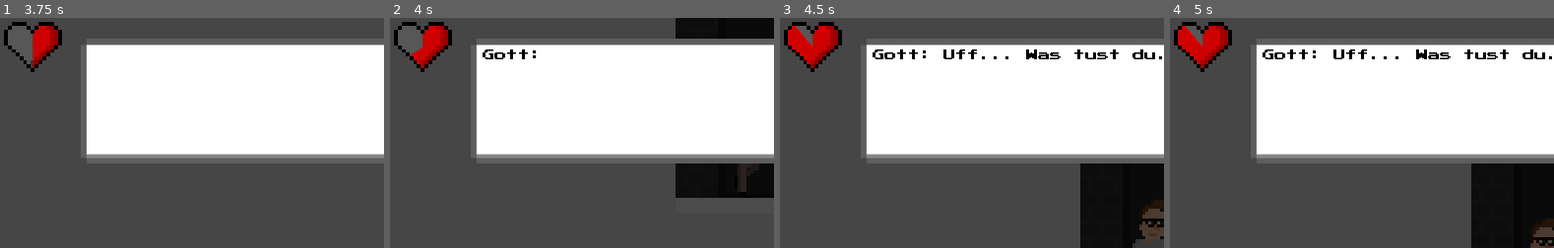
Above: before the commit, frames 1-4 (left to right).
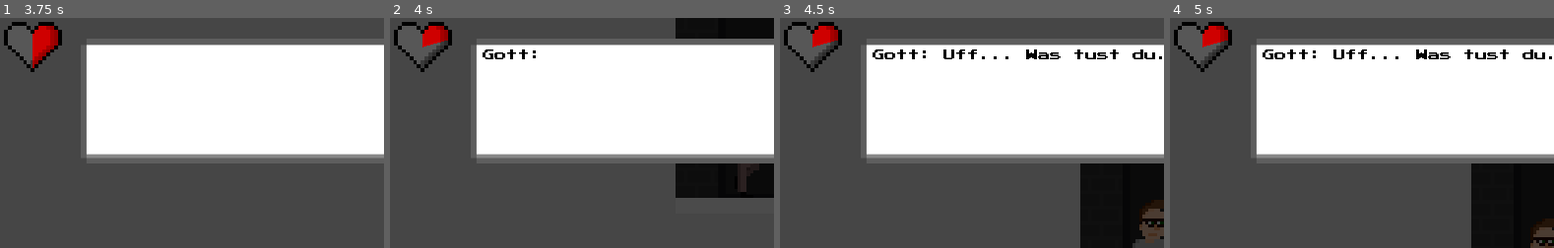
Above: after the commit, the same moments.

Repository: klenganthegame/KlenganTheGame
Game: Godot game, scene res://level/1/Level1.tscn
Same seed, same stepped clock (60 frames per second), same inputs: the game is played once before the commit and once after it.
Inputs:
- Up to frame 1 (3.75 s): tap Enter at 0.5 s; hold E (accept) 0.53-1.28 s; hold D (walk_right) 0.53-2.03 s; tap Space (jump) at 0.77, 1.52, 3.02 s; tap E (accept) at 1.35, 2, 2.85 s; hold A (walk_left) 2.03-2.78 s; hold E (accept) 2.03-2.78 s; hold D (walk_right) from 2.78 s (still down); hold E (accept) from 3.53 s (still down)
- Up to frame 2 (4 s): keep holding D (walk_right); keep holding E (accept); tap Space (jump) at 3.77 s
- Up to frame 3 (4.5 s): release D (walk_right) at 4.28 s; release E (accept) at 4.28 s; hold A (walk_left) from 4.28 s (still down); tap E (accept) at 4.35 s
- Up to frame 4 (5 s): keep holding A (walk_left); tap Space (jump) at 4.52 s
The pictures show only the part of the screen within x 0-50%, y 3-53%; the shares and areas given below are measured in that part.

Frame 1 is identical in both runs. In frame 2, 0.5% of the frame differs, in the area x 5-16%, y 9-22%; in frame 3, 1.0%, in the area x 2-16%, y 3-22%; in frame 4, 1.0%.

Commit message:
implemented: if dead: Game Over

Diff:
--- a/objects/player/Klengan.gd
+++ b/objects/player/Klengan.gd
@@ -32,6 +32,10 @@
 
 func _process(delta):
 
+	if actual_life <= 0:
+		get_tree().change_scene("res://scenes/GameOver.tscn")
+		pass
+
 	$CanvasLayer/Health.value = actual_life
 
 	can_move = !$CanvasLayer/DialogueBox.block_walk
@@ -40,8 +44,8 @@
 		talk(["Gott: Uff... Was tust du..."])
 
 		# for debug
-		heal(40)
-		#actual_life -= 30
+		#heal(40)
+		hit(30)
 
 	if can_interact and Input.is_action_pressed("accept") and $CanvasLayer/DialogueBox.hidden and area != null:
 		var interactable = area.get_parent()
